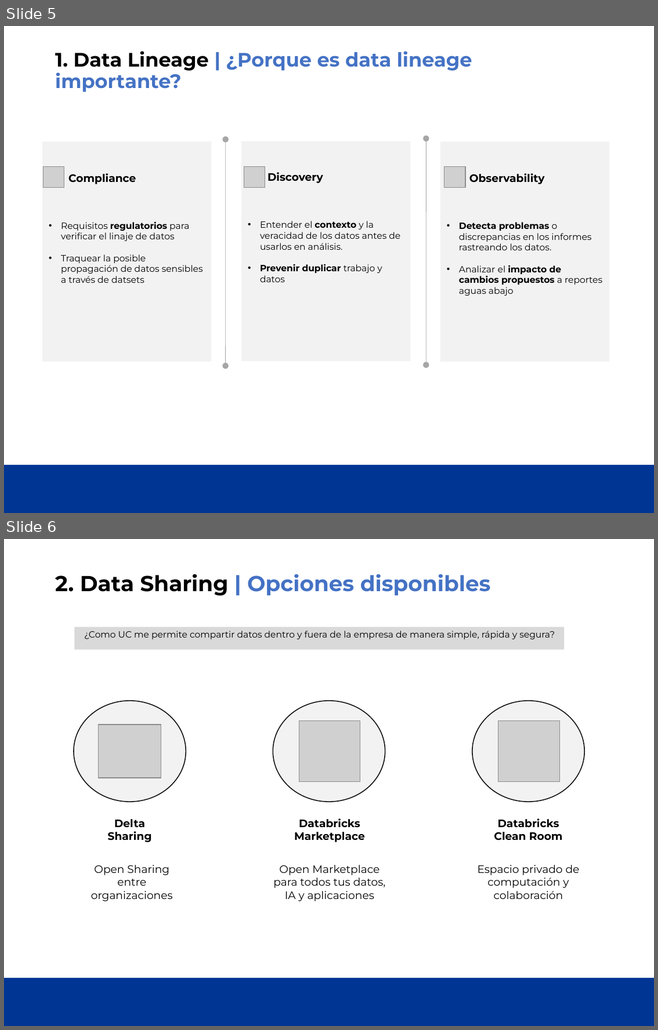
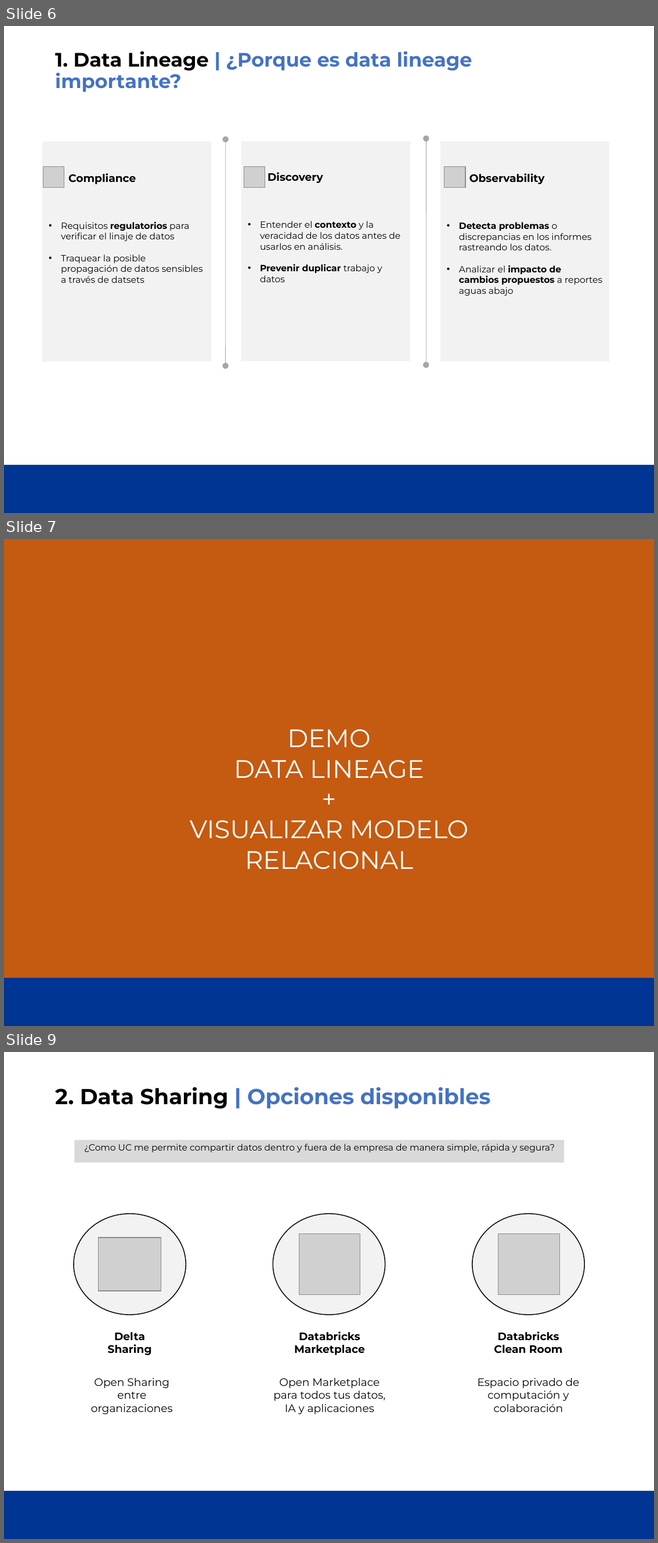
Before and after one commit to jmartinezceste/251101Course_UC_Ceste, a slide deck: UC_Course_Sesion3/UCDatabrick - Sesion 3.pptx. Shown one above the other, each under a label of ours: slides 5 and 6 before the commit, slides 6, 7 and 9 after it; the slides between them are not shown. The pictures are 658x1030 and 658x1543 pixels, drawn with LibreOffice and Linux fonts; fonts in the diff are those of the drawing; grey boxes stand for pictures; background and template pictures are left out. Boxes give left, top, right and bottom in pixels: in the first picture for what was removed or moved away, otherwise in the second. Text is boxed around its words. In the diff, an @@ line names an element or a change of style, - is before the commit and + after.

```diff
--- a/UC_Course_Sesion3/UCDatabrick - Sesion 3.pptx
+++ b/UC_Course_Sesion3/UCDatabrick - Sesion 3.pptx
@@ slide 7 added at [4, 539, 654, 1026], background #C55A11; not listed: 1 template element that a slide beside it also shows @@
@@ text added at [190, 729, 469, 870], 28 pt, text #FFFFFF @@
+DEMO
+DATA LINEAGE
++
+VISUALIZAR MODELO RELACIONAL
@@ what was slide 5 is now slide 6 @@
@@ what was slide 6 is now slide 9 @@
```
Also in this commit, not shown: 4 slides changed, 8 other slides added.
